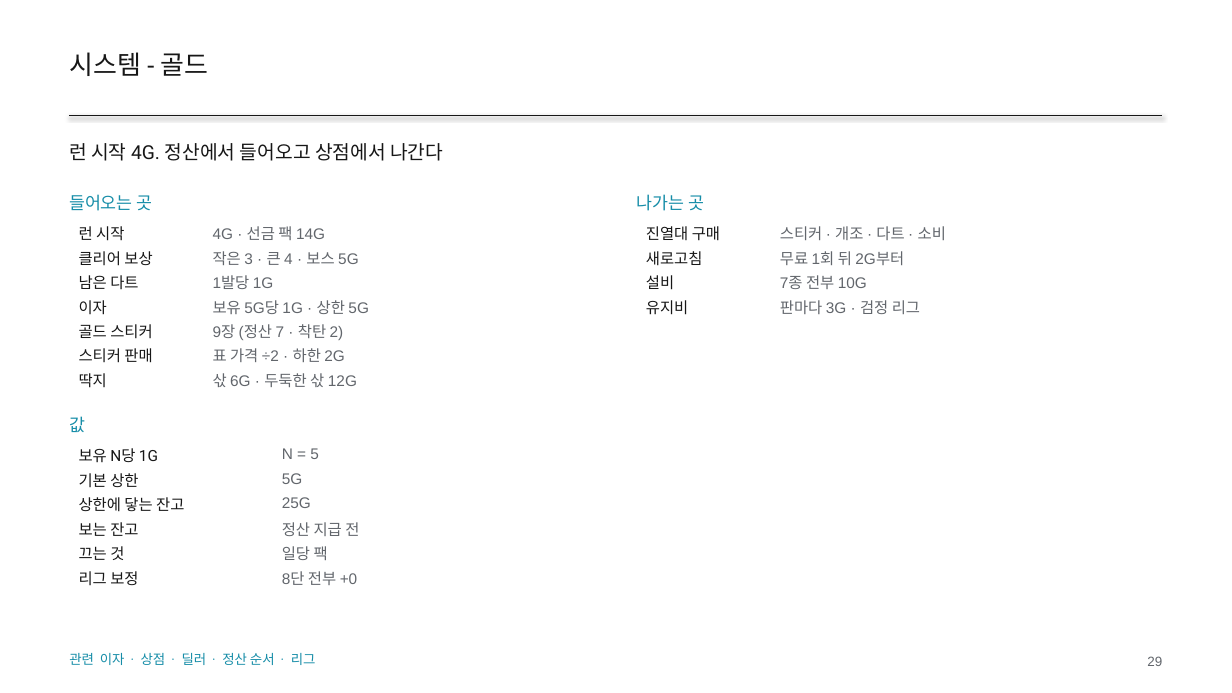
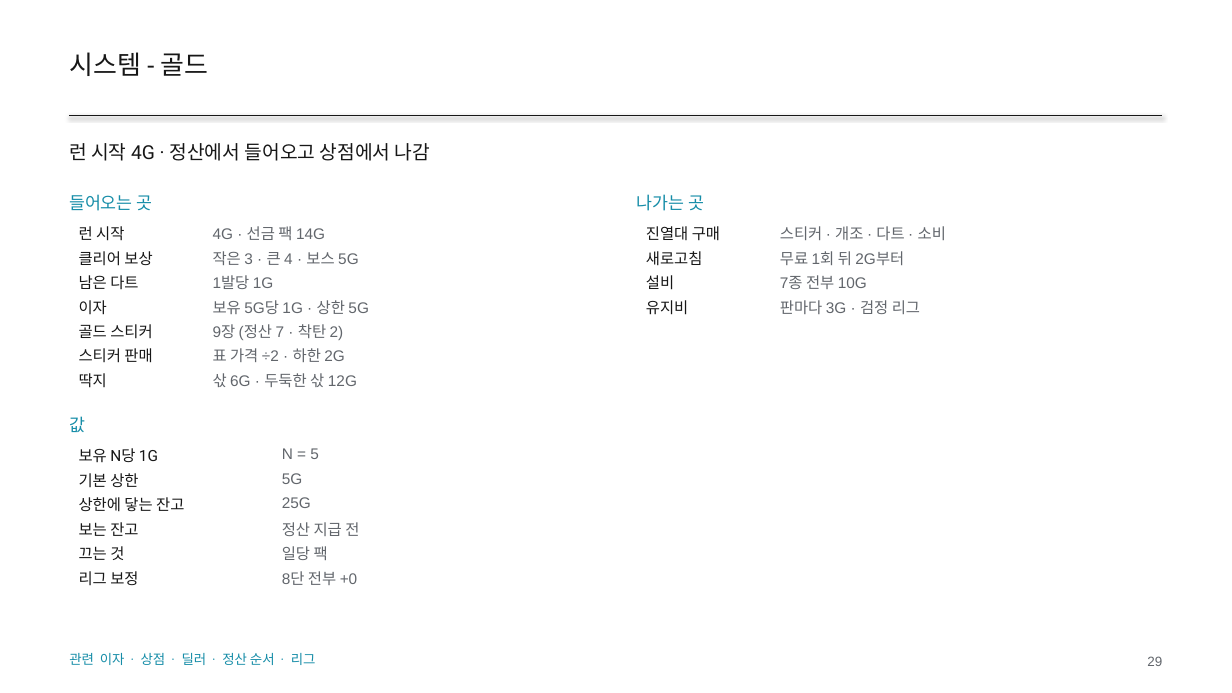
Before and after one commit to GGbong69/test-03, a slide deck: slide 29 of docs/HIGHTONE_기획서.pptx. Drawn at 1232x693 pixels with LibreOffice and Linux fonts; fonts in the diff are those of the drawing. Boxes give left, top, right and bottom in pixels: in the first picture for what was removed or moved away, otherwise in the second. Text is boxed around its words. In the diff, an @@ line names an element or a change of style, - is before the commit and + after.

```diff
--- a/docs/HIGHTONE_기획서.pptx
+++ b/docs/HIGHTONE_기획서.pptx
@@ text at [69,143,430,161]: text changed @@
-런 시작 4G. 정산에서 들어오고 상점에서 나간다
+런 시작 4G · 정산에서 들어오고 상점에서 나감
```
Also in this commit, not shown: 16 other slides changed, 3 other files.
